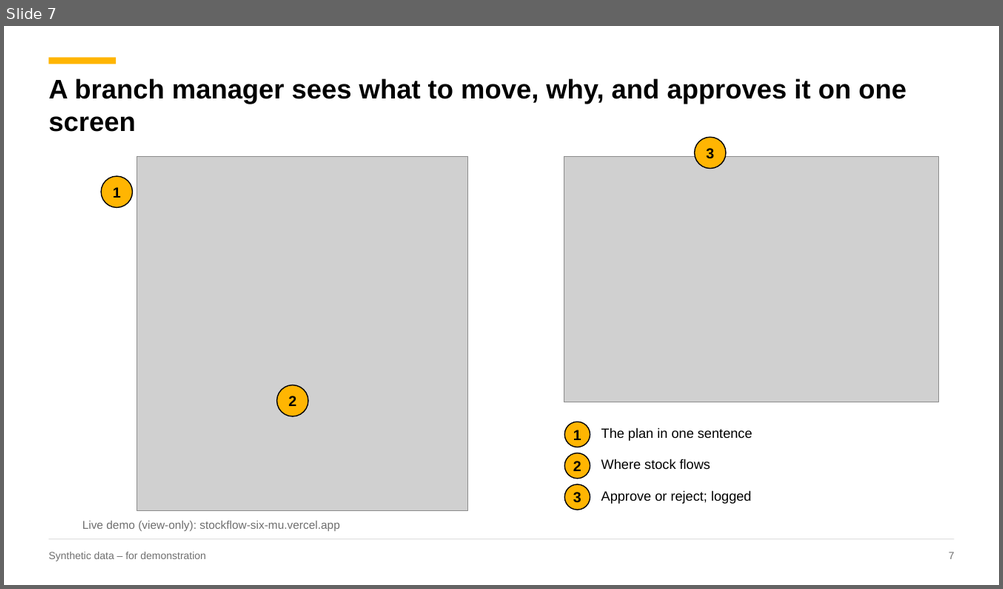
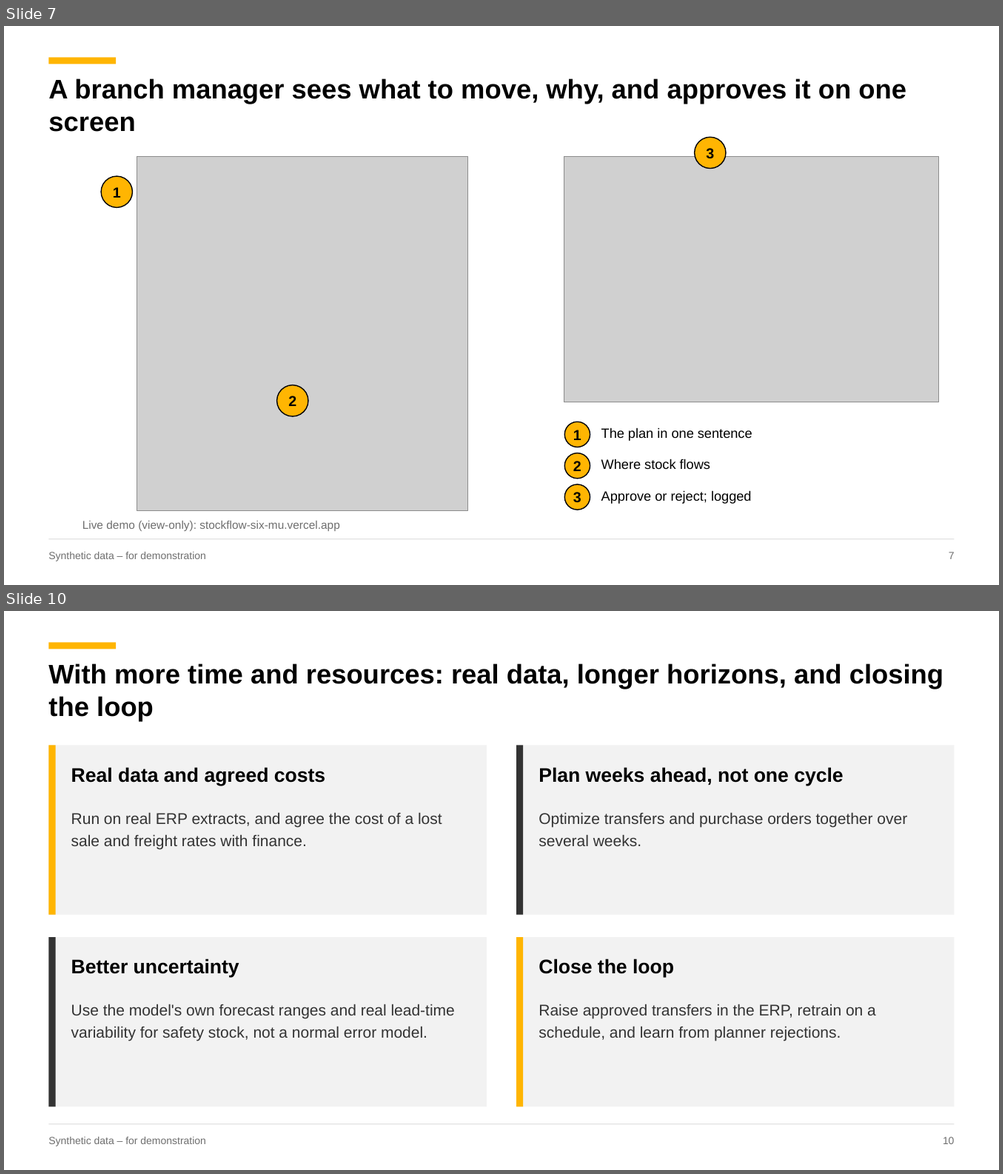
Before and after one commit to bbbiyeba/stockflow, a slide deck: presentation/Stockflow_Stryker.pptx. Shown one above the other, each under a label of ours: slide 7 before the commit, slides 7 and 10 after it; the slides between them are not shown. The pictures are 1003x589 and 1003x1174 pixels, drawn with LibreOffice and Linux fonts; fonts in the diff are those of the drawing; grey boxes stand for pictures. Boxes give left, top, right and bottom in pixels: in the first picture for what was removed or moved away, otherwise in the second. Text is boxed around its words. In the diff, an @@ line names an element or a change of style, - is before the commit and + after.

Commit message:
Add challenges, lessons and next-with-more-resources slides; update script

```diff
--- a/presentation/Stockflow_Stryker.pptx
+++ b/presentation/Stockflow_Stryker.pptx
@@ slide 10 added at <box>4,611,999,1170</box>, background #FFFFFF @@
@@ rectangle added at <box>48,642,116,649</box>, fill #FFB502 @@
@@ text added at <box>48,664,943,722</box>, 26 pt, text #000000, bold @@
+With more time and resources: real data, longer horizons, and closing the loop
@@ rectangle added at <box>48,745,486,914</box>, fill #F2F2F2 @@
@@ rectangle added at <box>48,745,56,914</box>, fill #FFB502 @@
@@ rectangle added at <box>517,745,955,914</box>, fill #F2F2F2 @@
@@ rectangle added at <box>517,745,523,914</box>, fill #333333 @@
@@ text added at <box>71,767,325,786</box>, 19 pt, text #000000, bold @@
+Real data and agreed costs
@@ text added at <box>538,767,842,786</box>, 19 pt, text #000000, bold @@
+Plan weeks ahead, not one cycle
@@ text added at <box>71,812,442,849</box>, 15 pt, text #333333 @@
+Run on real ERP extracts, and agree the cost of a lost sale and freight rates with finance.
@@ text added at <box>538,812,907,846</box>, 15 pt, text #333333 @@
+Optimize transfers and purchase orders together over several weeks.
@@ rectangle added at <box>48,938,486,1107</box>, fill #F2F2F2 @@
@@ rectangle added at <box>48,938,56,1107</box>, fill #333333 @@
@@ rectangle added at <box>517,938,955,1107</box>, fill #F2F2F2 @@
@@ rectangle added at <box>517,938,523,1107</box>, fill #FFB502 @@
@@ text added at <box>71,959,239,978</box>, 19 pt, text #000000, bold @@
+Better uncertainty
@@ text added at <box>538,959,674,978</box>, 19 pt, text #000000, bold @@
+Close the loop
@@ text added at <box>71,1004,455,1042</box>, 15 pt, text #333333 @@
+Use the model's own forecast ranges and real lead-time variability for safety stock, not a normal error model.
@@ text added at <box>538,1004,876,1042</box>, 15 pt, text #333333 @@
+Raise approved transfers in the ERP, retrain on a schedule, and learn from planner rejections.
@@ rectangle added at <box>48,1125,954,1125</box>, fill #D9D9D9 @@
@@ text added at <box>48,1137,205,1147</box>, 10 pt, text #6E6E6E @@
+Synthetic data – for demonstration
@@ text added at <box>942,1137,954,1145</box>, 10 pt, text #6E6E6E @@
+10
```
Also in this commit, not shown: 1 slide changed, 2 other slides added, 3 other files.
